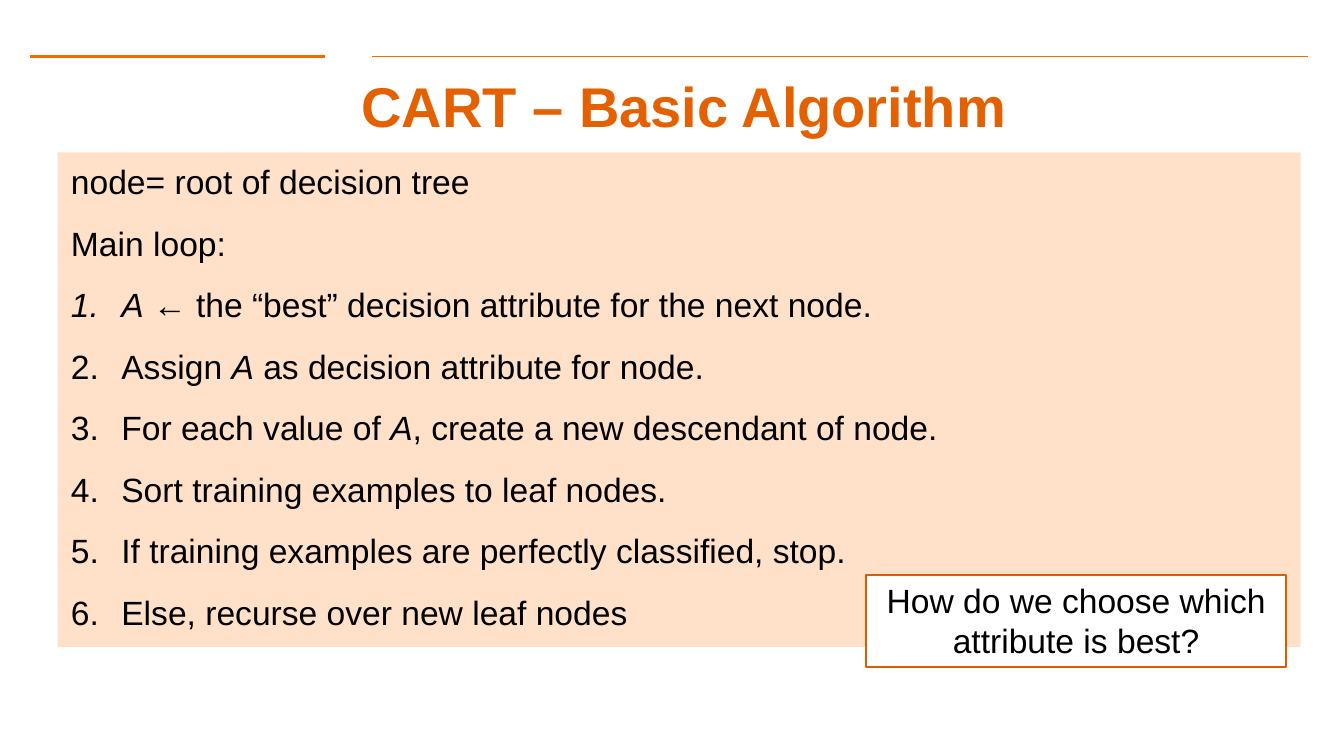
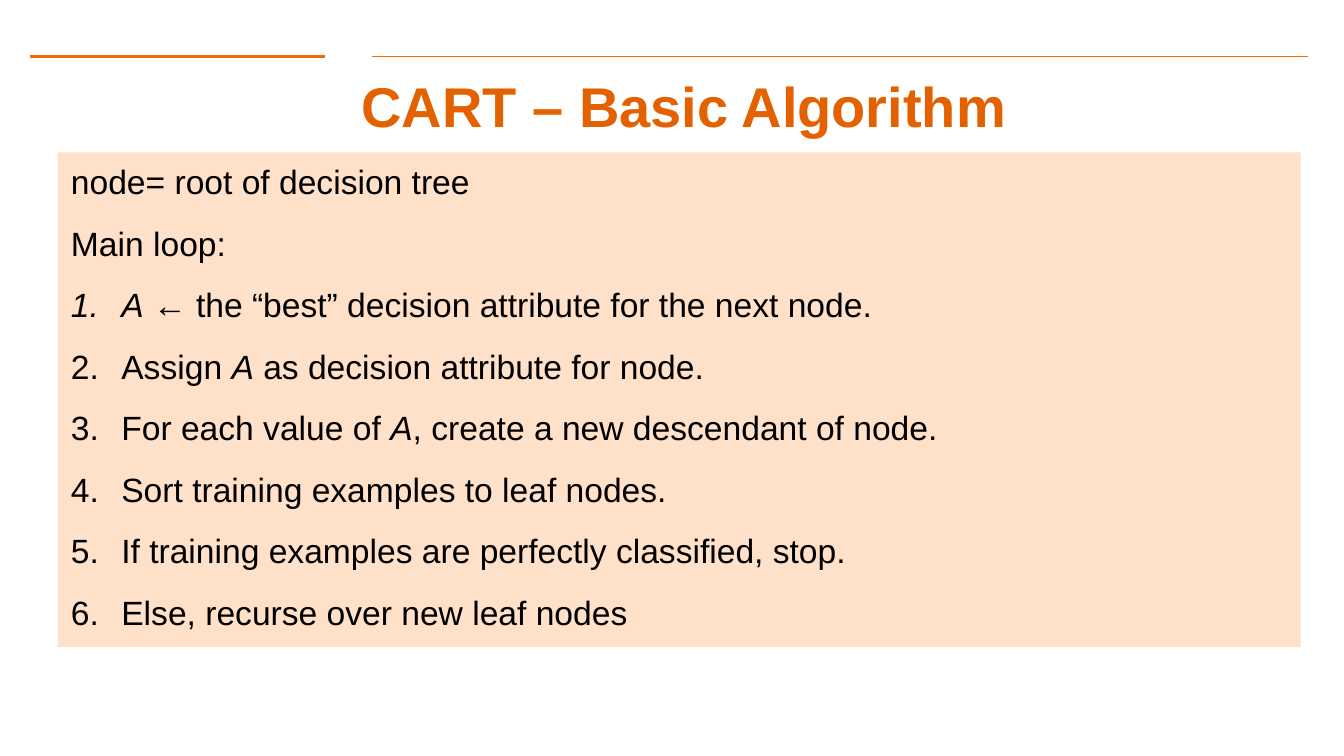
Before and after one commit to aiforsec/RIT-DSCI-633-FDS, a slide deck: slide 28 of Syllabus/Lecture06/Lec06.pptx (slide 24 before the commit). Drawn at 1344x756 pixels with LibreOffice and Linux fonts; fonts in the diff are those of the drawing; background and template pictures are left out. Boxes give left, top, right and bottom in pixels: in the first picture for what was removed or moved away, otherwise in the second. Text is boxed around its words. In the diff, an @@ line names an element or a change of style, - is before the commit and + after.

```diff
--- a/Syllabus/Lecture06/Lec06.pptx
+++ b/Syllabus/Lecture06/Lec06.pptx
@@ rectangle removed at box(866, 575, 1287, 666) @@
-How do we choose which attribute is best?
```
Also in this commit, not shown: 8 other slides changed, 7 slides added, 2 slides removed, 1 other file.
